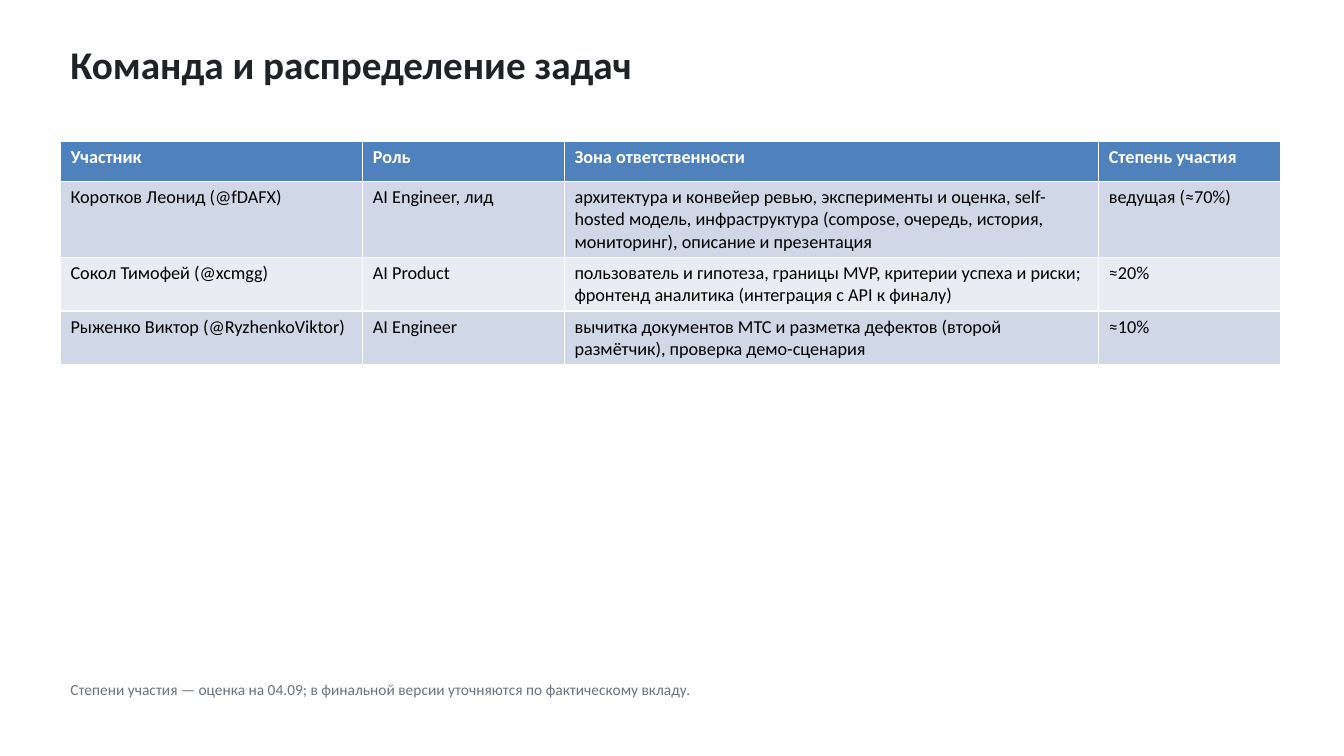
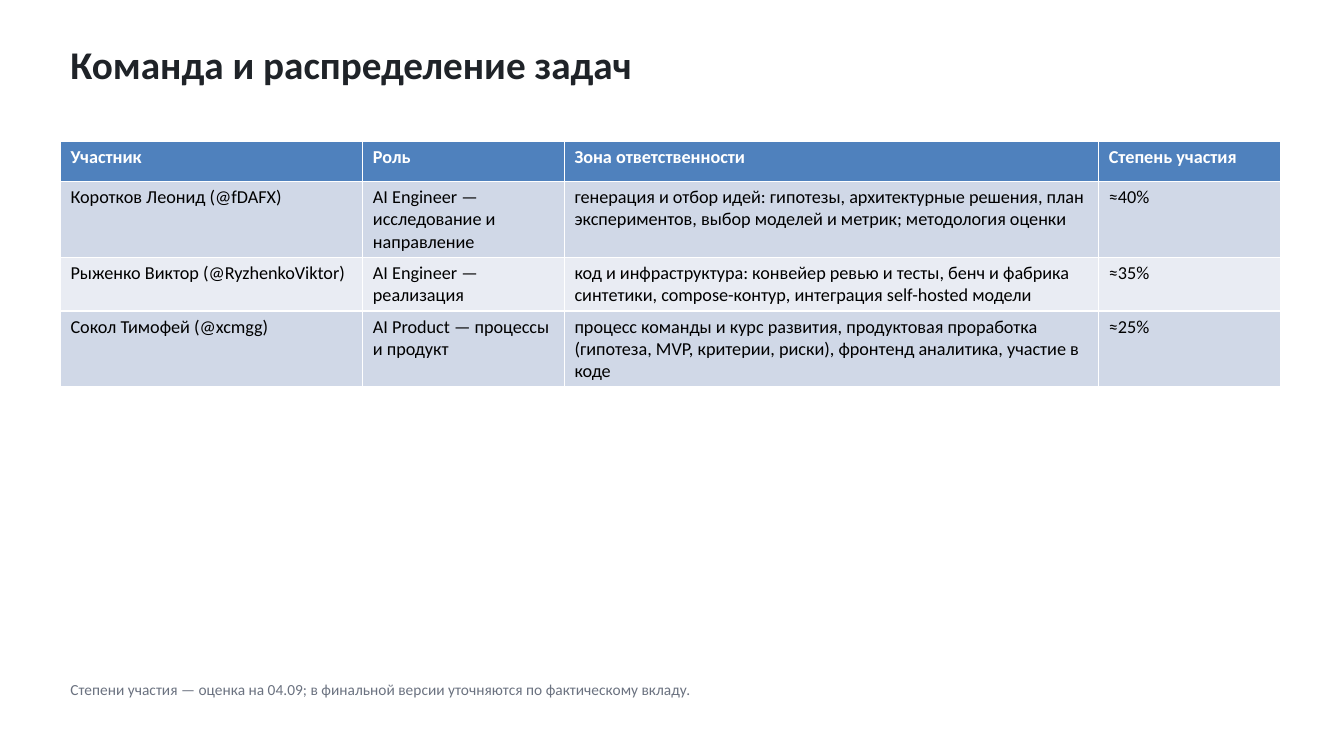
Before and after one commit to FD-AX/MWS, a slide deck: slide 12 of deliverables/interim/TZ_Review_interim.pptx. Drawn at 1344x756 pixels with LibreOffice and Linux fonts; fonts in the diff are those of the drawing. Boxes give left, top, right and bottom in pixels: in the first picture for what was removed or moved away, otherwise in the second. Text is boxed around its words. In the diff, an @@ line names an element or a change of style, - is before the commit and + after.

```diff
--- a/deliverables/interim/TZ_Review_interim.pptx
+++ b/deliverables/interim/TZ_Review_interim.pptx
@@ table at <box>60,141,1280,384</box> @@
-row 2: Коротков Леонид (@fDAFX) | AI Engineer, лид | архитектура и конвейер ревью, эксперименты и оценка, self-hosted модель, инфраструктура (compose, очередь, история, мониторинг), описание и презентация | ведущая (≈70%)
+row 2: Коротков Леонид (@fDAFX) | AI Engineer — исследование и направление | генерация и отбор идей: гипотезы, архитектурные решения, план экспериментов, выбор моделей и метрик; методология оценки | ≈40%
-row 3: Сокол Тимофей (@xcmgg) | AI Product | пользователь и гипотеза, границы MVP, критерии успеха и риски; фронтенд аналитика (интеграция с API к финалу) | ≈20%
+row 3: Рыженко Виктор (@RyzhenkoViktor) | AI Engineer — реализация | код и инфраструктура: конвейер ревью и тесты, бенч и фабрика синтетики, compose-контур, интеграция self-hosted модели | ≈35%
-row 4: Рыженко Виктор (@RyzhenkoViktor) | AI Engineer | вычитка документов МТС и разметка дефектов (второй размётчик), проверка демо-сценария | ≈10%
+row 4: Сокол Тимофей (@xcmgg) | AI Product — процессы и продукт | процесс команды и курс развития, продуктовая проработка (гипотеза, MVP, критерии, риски), фронтенд аналитика, участие в коде | ≈25%
```
Also in this commit, not shown: 2 other files.
